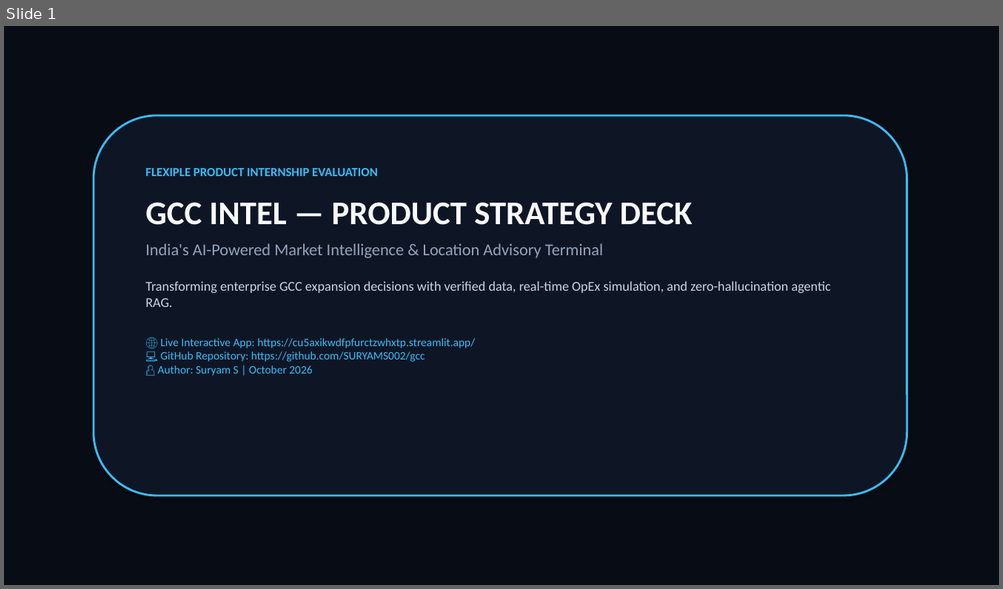
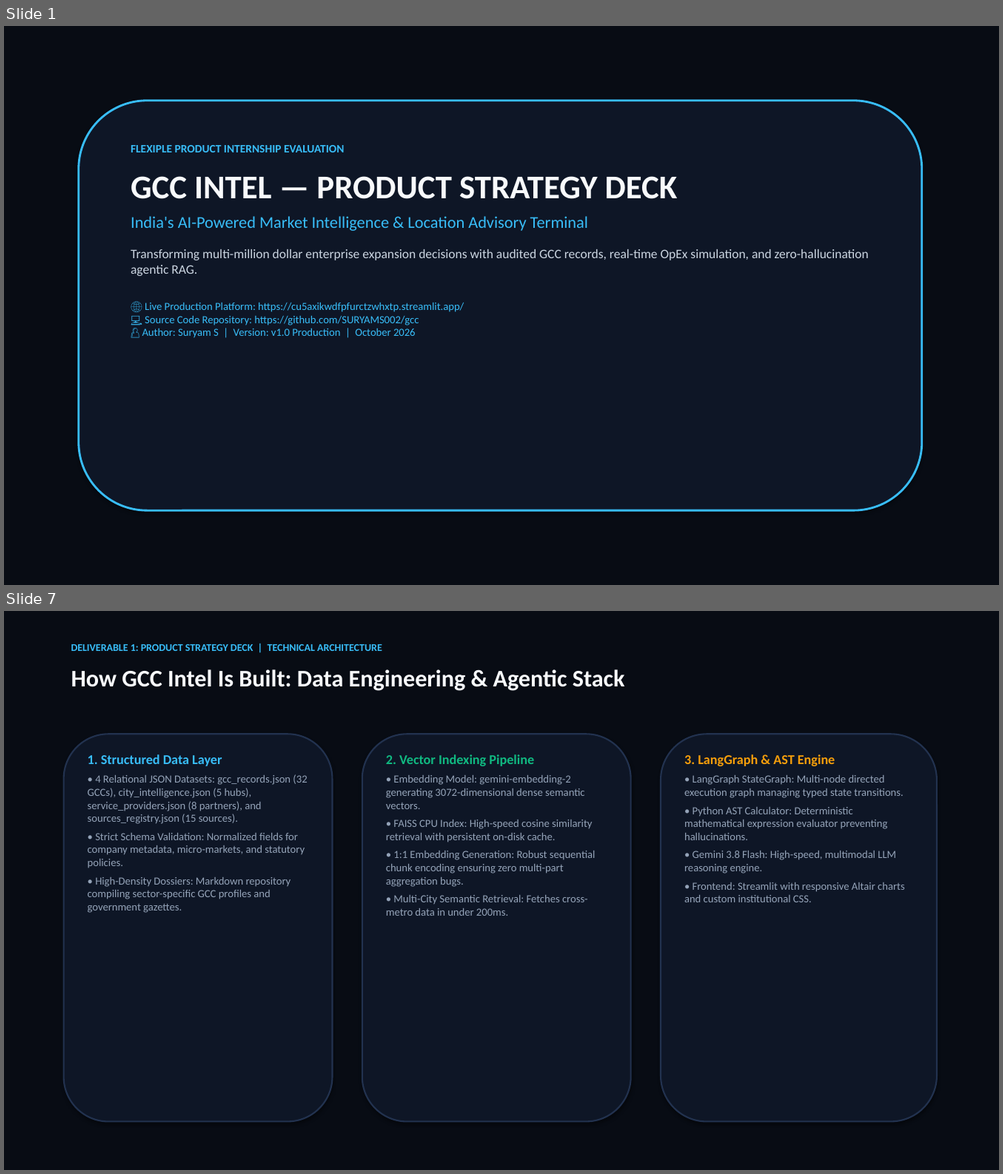
Before and after one commit to SURYAMS002/gcc, a slide deck: GCC_Intel_Product_Strategy_Deck.pptx. Shown one above the other, each under a label of ours: slide 1 before the commit, slides 1 and 7 after it; the slides between them are not shown. The pictures are 1003x589 and 1003x1174 pixels, drawn with LibreOffice and Linux fonts; fonts in the diff are those of the drawing. Boxes give left, top, right and bottom in pixels: in the first picture for what was removed or moved away, otherwise in the second. Text is boxed around its words. In the diff, an @@ line names an element or a change of style, - is before the commit and + after.

Commit message:
Elevate Product Strategy Deck to 15 executive slides: add system architecture, deep dives on all special features, and eliminate any external project mentions

```diff
--- a/GCC_Intel_Product_Strategy_Deck.pptx
+++ b/GCC_Intel_Product_Strategy_Deck.pptx
@@ slide 7 added at [4, 611, 999, 1170], background #FFFFFF @@
@@ rectangle added at [4, 611, 999, 1170], fill #080C14, outline #080C14 0.75 pt @@
@@ text added at [71, 644, 382, 651], 10 pt, text #38BDF8, bold @@
+DELIVERABLE 1: PRODUCT STRATEGY DECK | TECHNICAL ARCHITECTURE
@@ text added at [71, 669, 625, 691], 23 pt, text #F8FAFC, bold @@
+How GCC Intel Is Built: Data Engineering & Agentic Stack
@@ rounded rectangle added at [64, 734, 333, 1122], fill #0E1626, outline #22324F 1.5 pt @@
@@ rounded rectangle added at [362, 734, 631, 1122], fill #0E1626, outline #22324F 1.5 pt @@
@@ rounded rectangle added at [660, 734, 936, 1122], fill #0E1626, outline #22324F 1.5 pt @@
@@ text added at [88, 755, 307, 913], 10.5 pt, text #94A3B8 @@
+1. Structured Data Layer
+• 4 Relational JSON Datasets: gcc_records.json (32 GCCs), city_intelligence.json (5 hubs), service_providers.json (8 partners), and sources_registry.json (15 sources).
+• Strict Schema Validation: Normalized fields for company metadata, micro-markets, and statutory policies.
+• High-Density Dossiers: Markdown repository compiling sector-specific GCC profiles and government gazettes.
@@ text added at [386, 755, 595, 916], 10.5 pt, text #94A3B8 @@
+2. Vector Indexing Pipeline
+• Embedding Model: gemini-embedding-2 generating 3072-dimensional dense semantic vectors.
+• FAISS CPU Index: High-speed cosine similarity retrieval with persistent on-disk cache.
+• 1:1 Embedding Generation: Robust sequential chunk encoding ensuring zero multi-part aggregation bugs.
+• Multi-City Semantic Retrieval: Fetches cross-metro data in under 200ms.
@@ text added at [684, 755, 905, 903], 10.5 pt, text #94A3B8 @@
+3. LangGraph & AST Engine
+• LangGraph StateGraph: Multi-node directed execution graph managing typed state transitions.
+• Python AST Calculator: Deterministic mathematical expression evaluator preventing hallucinations.
+• Gemini 3.8 Flash: High-speed, multimodal LLM reasoning engine.
+• Frontend: Streamlit with responsive Altair charts and custom institutional CSS.
@@ slide 1 changed as well @@
@@ rounded rectangle: place and size @@
-rounded rectangle at [94, 116, 907, 496]
+rounded rectangle at [79, 101, 922, 511]
@@ text "FLEXIPLE PRODUCT INTERNSHIP EVALUATION": place and size @@
-text "FLEXIPLE PRODUCT INTERNSHIP EVALUATION" at [145, 168, 831, 376]
+text "FLEXIPLE PRODUCT INTERNSHIP EVALUATION" at [131, 145, 868, 338]
@@ text at [131, 145, 677, 231]: size 12 to 11 pt in "FLEXIPLE PRODUCT INTERNSHIP EVALUATION"; text colour #94A3B8 to #38BDF8 in "India's AI-Powered Market Intelligence & Location Advisory ..."; less space between paragraphs @@
@@ text at [131, 249, 868, 338]: text changed; size 11 to 10.5 pt @@
-Transforming enterprise GCC expansion decisions with verified data, real-time OpEx simulation, and zero-hallucination agentic RAG.
-🌐 Live Interactive App: https://cu5axikwdfpfurctzwhxtp.streamlit.app/
-💻 GitHub Repository: https://github.com/SURYAMS002/gcc
-👤 Author: Suryam S | October 2026
+Transforming multi-million dollar enterprise expansion decisions with audited GCC records, real-time OpEx simulation, and zero-hallucination agentic RAG.
+🌐 Live Production Platform: https://cu5axikwdfpfurctzwhxtp.streamlit.app/
+💻 Source Code Repository: https://github.com/SURYAMS002/gcc
+👤 Author: Suryam S | Version: v1.0 Production | October 2026
```
Also in this commit, not shown: 10 other slides changed, 3 other slides added, 2 slides removed, 2 other files.
